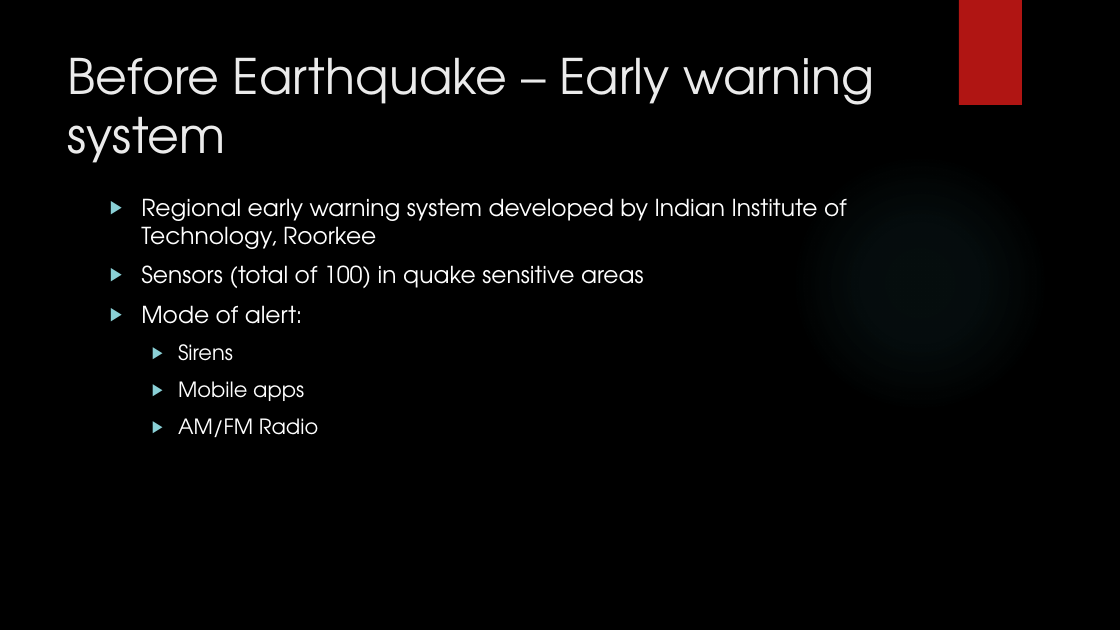
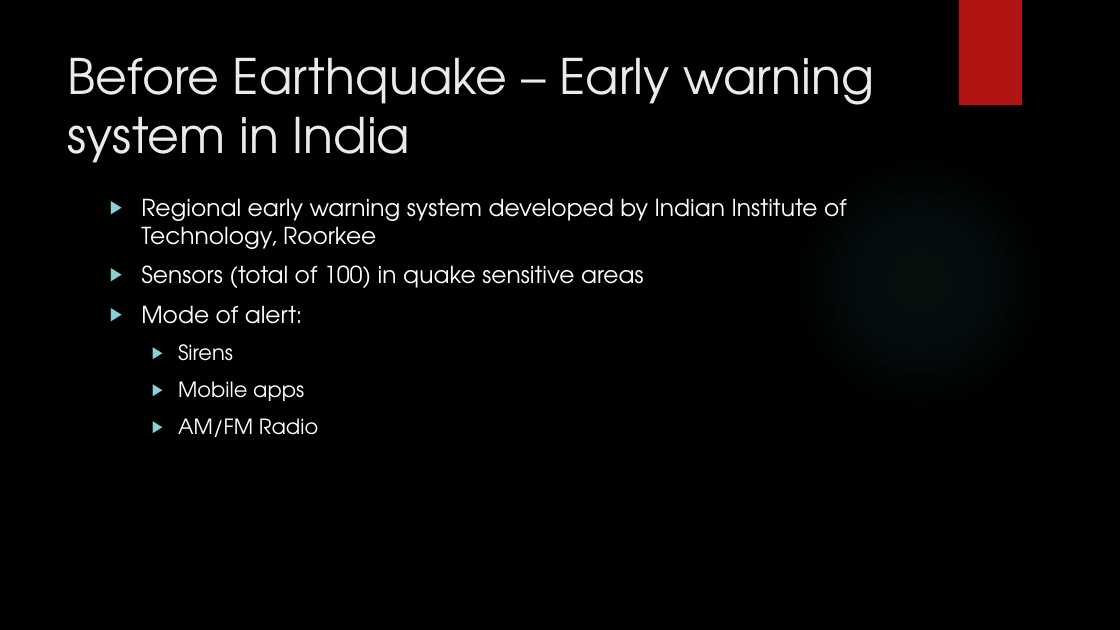
Before and after one commit to tenzin/semester1, a slide deck: slide 2 of PPIT/OralPresentation.pptx. Drawn at 1120x630 pixels with LibreOffice and Linux fonts; fonts in the diff are those of the drawing; background and template pictures are left out. Boxes give left, top, right and bottom in pixels: in the first picture for what was removed or moved away, otherwise in the second. Text is boxed around its words. In the diff, an @@ line names an element or a change of style, - is before the commit and + after.

```diff
--- a/PPIT/OralPresentation.pptx
+++ b/PPIT/OralPresentation.pptx
@@ title at (68,57,875,163): text changed @@
-Before Earthquake – Early warning system
+Before Earthquake – Early warning system in India
```
Also in this commit, not shown: 1 other slide changed, 3 slides added.
